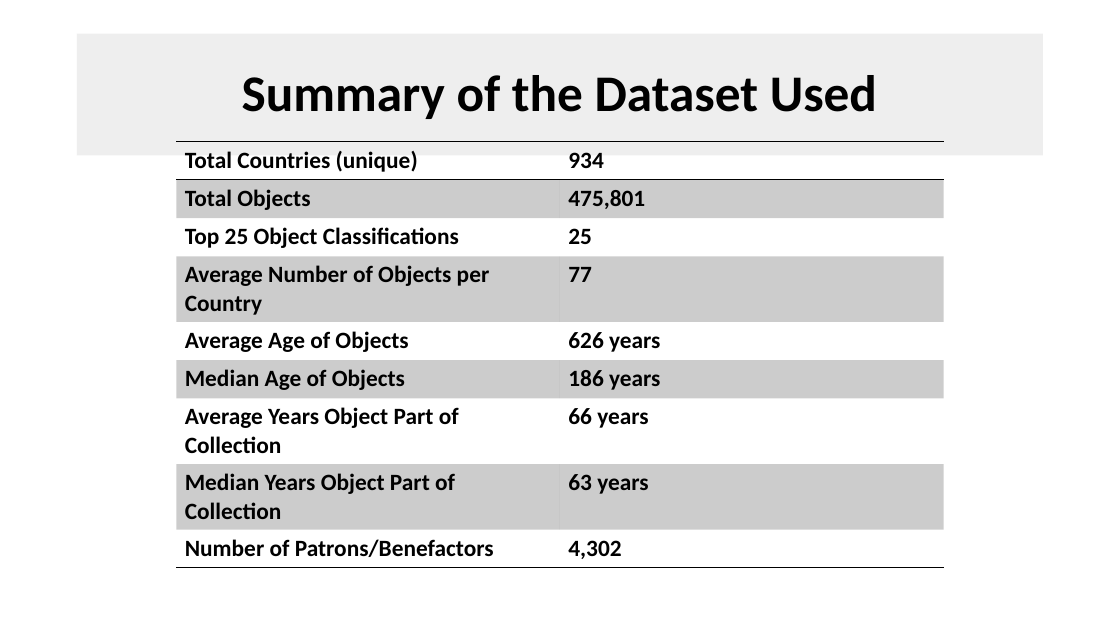
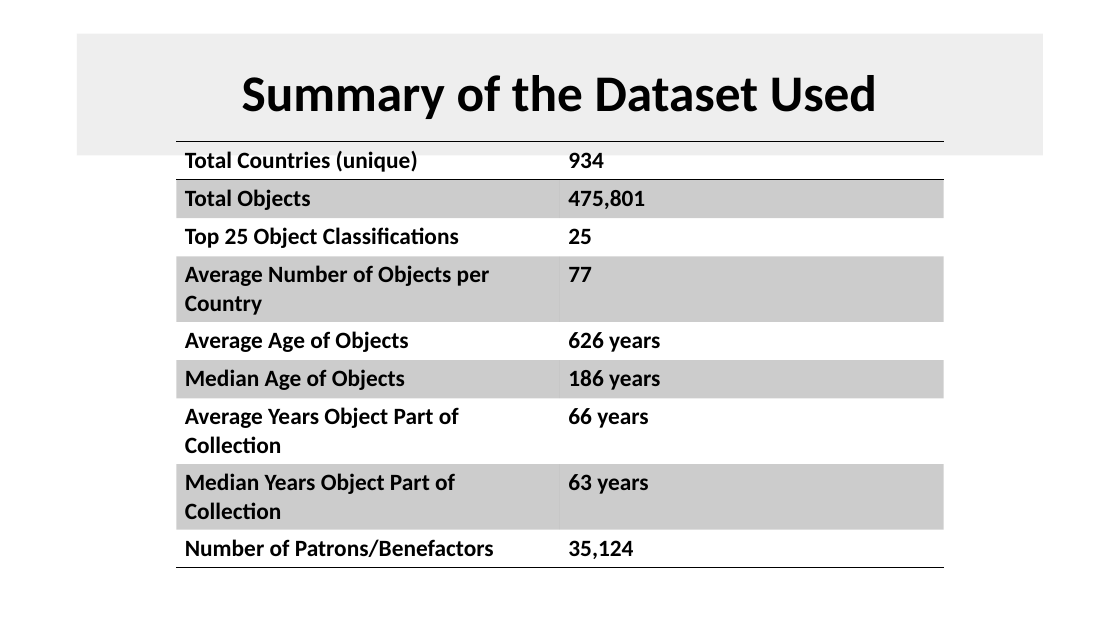
Before and after one commit to MtSopris/ProjectMet2, a slide deck: slide 5 of Analysis of th MET.pptx (slide 4 before the commit). Drawn at 1120x630 pixels with LibreOffice and Linux fonts; fonts in the diff are those of the drawing; background and template pictures are left out. Boxes give left, top, right and bottom in pixels: in the first picture for what was removed or moved away, otherwise in the second. Text is boxed around its words. In the diff, an @@ line names an element or a change of style, - is before the commit and + after.

```diff
--- a/Analysis of th MET.pptx
+++ b/Analysis of th MET.pptx
@@ table at <box>176,142,944,565</box> @@
-row 9, column 2: 4,302
+row 9, column 2: 35,124
```
Also in this commit, not shown: 5 other slides changed, 4 slides added, 4 other files.
